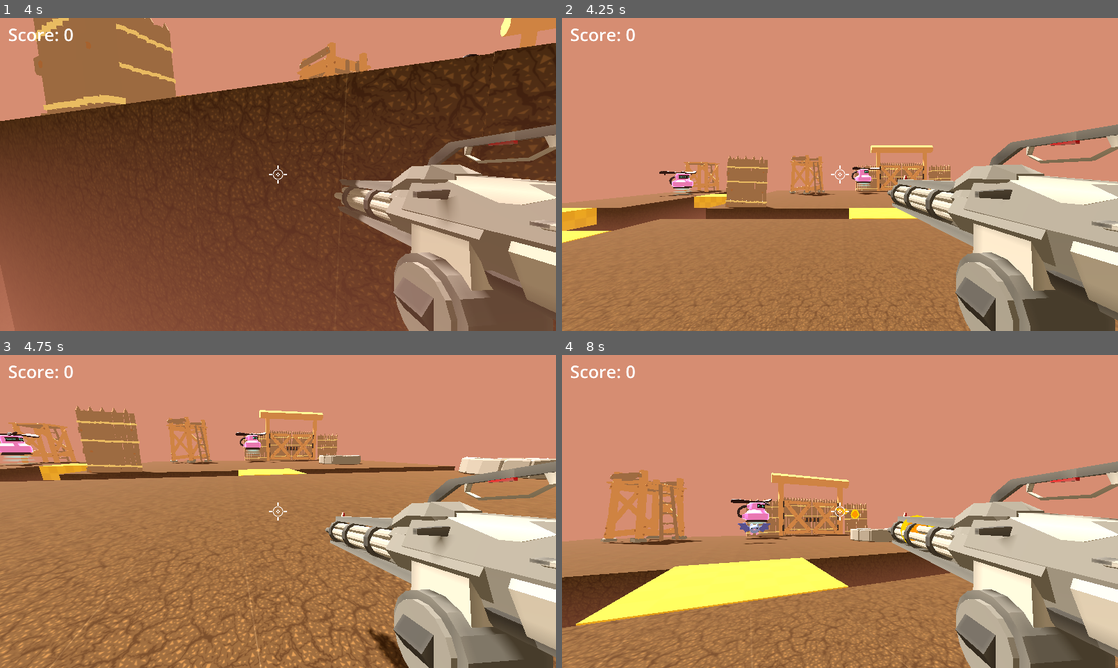
Above: before the commit, frames 1-4 (two rows, left to right).
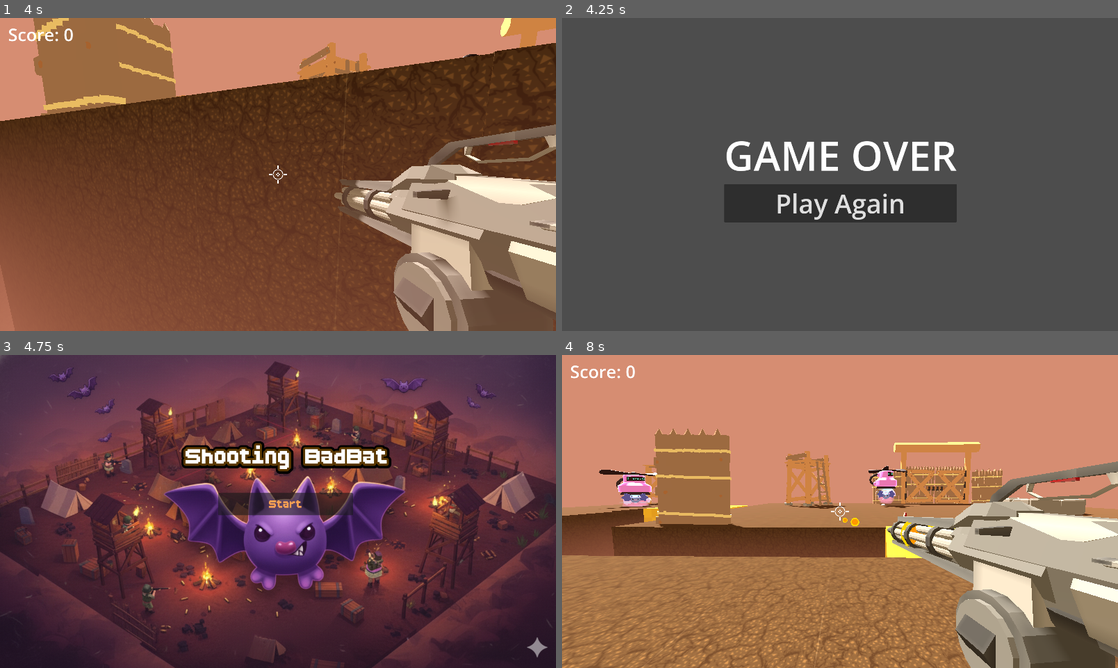
Above: after the commit, the same moments.

Repository: tanyapornsenanorit-code/3Dproject-test
Game: Godot game, scene res://menu/start_menu.tscn
The game is run twice, just before and just after one commit, with the same random seed, the same clock (stepped at 60 frames per second) and the same inputs.
Inputs (mouse positions are in pixels of both pictures, inside the frame that each line leads up to):
- Up to frame 1 (4 s): click "Start" at 0.5 s; move the mouse to (305, 174) at 1.27 s; press the mouse at (305, 174) at 1.28 s; hold W (move_forward) from 1.28 s (still down); tap Space (jump) at 1.52, 2.27, 3.77 s; move the mouse to (250, 174) at 2.02 s; release the mouse at (250, 174) at 2.03 s; click (250, 174) at 2.1 s; move the mouse to (289, 168) at 2.77 s; press the mouse at (289, 168) at 2.78 s; move the mouse to (272, 180) at 3.52 s; release the mouse at (272, 180) at 3.53 s; click (272, 180) at 3.6 s
- Up to frame 2 (4.25 s): keep holding W (move_forward)
- Up to frame 3 (4.75 s): release W (move_forward) at 4.25 s; click (278, 539) at 4.25 s, where only the run after the commit has a clickable "Play Again"
- Up to frame 4 (8 s): click (845, 505) at 5 s, where only the run after the commit has a clickable "Start"; move the mouse to (878, 514) at 5.77 s; press the mouse at (878, 514) at 5.78 s; hold W (move_forward) from 5.78 s (still down); tap Space (jump) at 6.02, 6.77 s; move the mouse to (795, 508) at 6.52 s; release the mouse at (795, 508) at 6.53 s; click (795, 508) at 6.6 s; move the mouse to (845, 511) at 7.27 s; press the mouse at (845, 511) at 7.28 s

Frame 1 is identical in both runs. In frame 2, 99% of the frame differs, in the area x 0-100%, y 0-100%; in frame 3, 99%; in frame 4, 32%.

Commit message:
Gameover code

Diff:
--- a/GameOver.gd
+++ b/GameOver.gd
@@ -1,14 +1,16 @@
 extends Control
-const MAIN_SCENE := "res://level/game.tscn"
 
 @onready var play_btn := $CenterContainer/VBoxContainer/PlayAgainButton
 @onready var quit_btn := $CenterContainer/VBoxContainer/QuitButton
 
 func _ready() -> void:
-    # เชื่อมปุ่มกับฟังก์ชัน
-    play_btn.pressed.connect(_on_play_pressed)
+	# 1. บังคับแสดงเมาส์
+	Input.mouse_mode = Input.MOUSE_MODE_VISIBLE
+
+	get_tree().paused = false
+
+const GAME_SCENE_PATH = "res://menu/start_menu.tscn"
 
 
-func _on_play_pressed() -> void:
-    # กลับไปเริ่มเกมใหม่
-    get_tree().change_scene_to_file(MAIN_SCENE)
+func _on_button_pressed() -> void:
+	get_tree().change_scene_to_file("res://menu/start_menu.tscn")
--- a/GameOver.tscn
+++ b/GameOver.tscn
@@ -28,3 +28,5 @@
 layout_mode = 2
 theme_override_font_sizes/font_size = 90
 text = "Play Again"
+
+[connection signal="pressed" from="CenterContainer/VBoxContainer/Button" to="." method="_on_button_pressed"]
--- a/lessons_reference/video_16/game.gd
+++ b/lessons_reference/video_16/game.gd
@@ -12,6 +12,7 @@
 
 func _on_kill_plane_body_entered(body):
 	get_tree().reload_current_scene.call_deferred()
+	get_tree().change_scene_to_file("res://GameOver.tscn")
 
 
 func _on_mob_spawner_3d_mob_spawned(mob):
--- a/menu/start_button.gd
+++ b/menu/start_button.gd
@@ -1,5 +1,7 @@
 extends Button
 
-func _on_pressed() -> void:
-	const GAME_SCENE_PATH = "res://level/game.tscn"
+const GAME_SCENE_PATH = "res://level/game.tscn"
+
+# ฟังก์ชันที่ทำงานเมื่อกดปุ่ม 'Start'
+func _on_start_button_pressed():
 	get_tree().change_scene_to_file("res://level/game.tscn")
--- a/menu/start_menu.tscn
+++ b/menu/start_menu.tscn
@@ -25,7 +25,7 @@
 texture = ExtResource("2_ckqkc")
 
 [node name="Label" type="Label" parent="TextureRect"]
-layout_mode = 2
+layout_mode = 0
 offset_left = 665.0
 offset_top = 313.0
 offset_right = 1366.0
@@ -41,7 +41,7 @@
 horizontal_alignment = 1
 
 [node name="StartButton" type="Button" parent="TextureRect/Label"]
-layout_mode = 2
+layout_mode = 0
 offset_left = 112.0
 offset_top = 176.0
 offset_right = 578.0
@@ -53,4 +53,5 @@
 icon_alignment = 1
 script = ExtResource("2_qfafo")
 
+[connection signal="pressed" from="TextureRect/Label/StartButton" to="." method="_on_start_button_pressed"]
 [connection signal="pressed" from="TextureRect/Label/StartButton" to="TextureRect/Label/StartButton" method="_on_pressed"]
--- a/project.godot
+++ b/project.godot
@@ -12,7 +12,7 @@
 
 config/name="Your First 3D Game With Godot 4 (GDQuest)"
 run/main_scene="uid://dtuloipar6fgc"
-config/features=PackedStringArray("4.4", "Forward Plus")
+config/features=PackedStringArray("4.5", "Forward Plus")
 config/icon="res://icon.png"
 
 [audio]
Not shown, changed: asset/696.jpg.import
Not shown, changed: asset/BoldPixels.ttf.import
Not shown, changed: asset/SCIFI-Heavy Machine Gun/SCIFI-Heavy Machine Gun.fbx.import
Not shown, changed: asset/SCIFI-Heavy Machine Gun/SCIFI-Heavy Machine Gun_0.png.import
Not shown, changed: asset/SCIFI-Heavy Machine Gun/texture.png.import
Not shown, changed: asset/WhiteCrosshair-8.png.import
Not shown, changed: asset/barrel.fbx.import
Not shown, changed: asset/bucket.fbx.import
Not shown, changed: asset/campfire.fbx.import
Not shown, changed: asset/crate.fbx.import
Not shown, changed: asset/fort-fence.fbx.import
Not shown, changed: asset/fort-gate.fbx.import
(and 18 more such lines)
